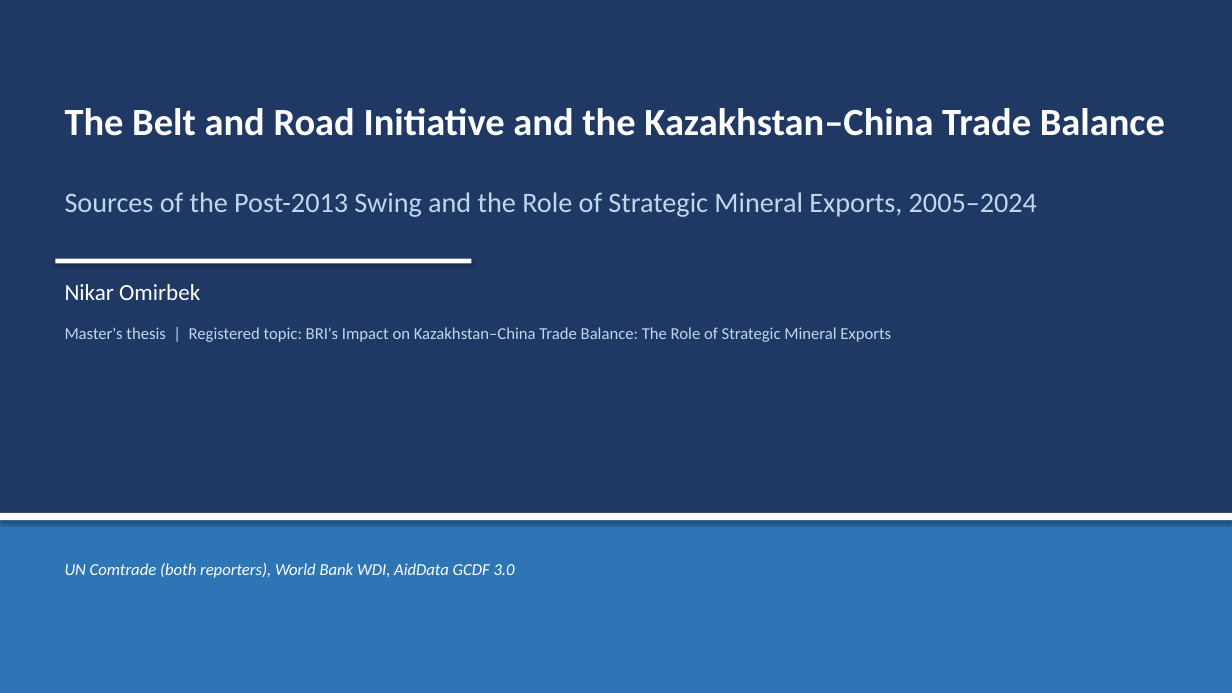
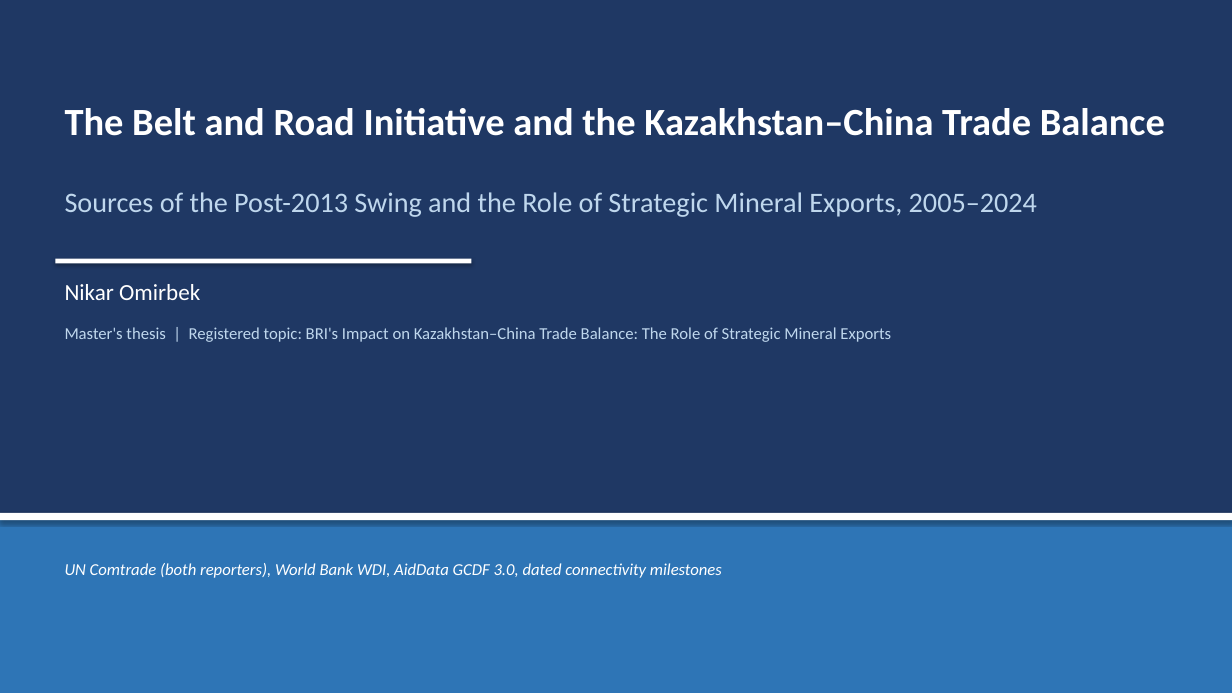
Before and after one commit to omirbeknikar-ship-it/dissertation-final, a slide deck: slide 1 of Paper/defense_presentation.pptx. Drawn at 1232x693 pixels with LibreOffice and Linux fonts; fonts in the diff are those of the drawing. Boxes give left, top, right and bottom in pixels: in the first picture for what was removed or moved away, otherwise in the second. Text is boxed around its words. In the diff, an @@ line names an element or a change of style, - is before the commit and + after.

Commit message:
Final validation: balance vs relationship, turnover, mechanism scorecard, dated milestones and alternative break years, extended comparators, narrowed conclusions; rewritten supervisor reply, slides and script

```diff
--- a/Paper/defense_presentation.pptx
+++ b/Paper/defense_presentation.pptx
@@ text at <box>65,563,722,578</box>: text changed @@
-UN Comtrade (both reporters), World Bank WDI, AidData GCDF 3.0
+UN Comtrade (both reporters), World Bank WDI, AidData GCDF 3.0, dated connectivity milestones
```
Also in this commit, not shown: 11 other slides changed, 3 slides added, 3 slides removed, 26 other files.
